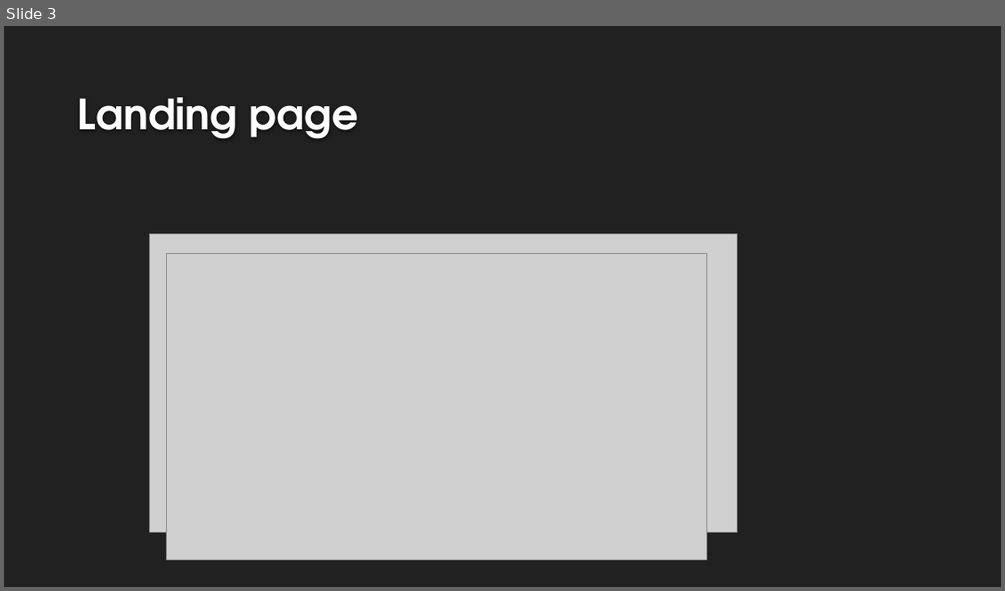
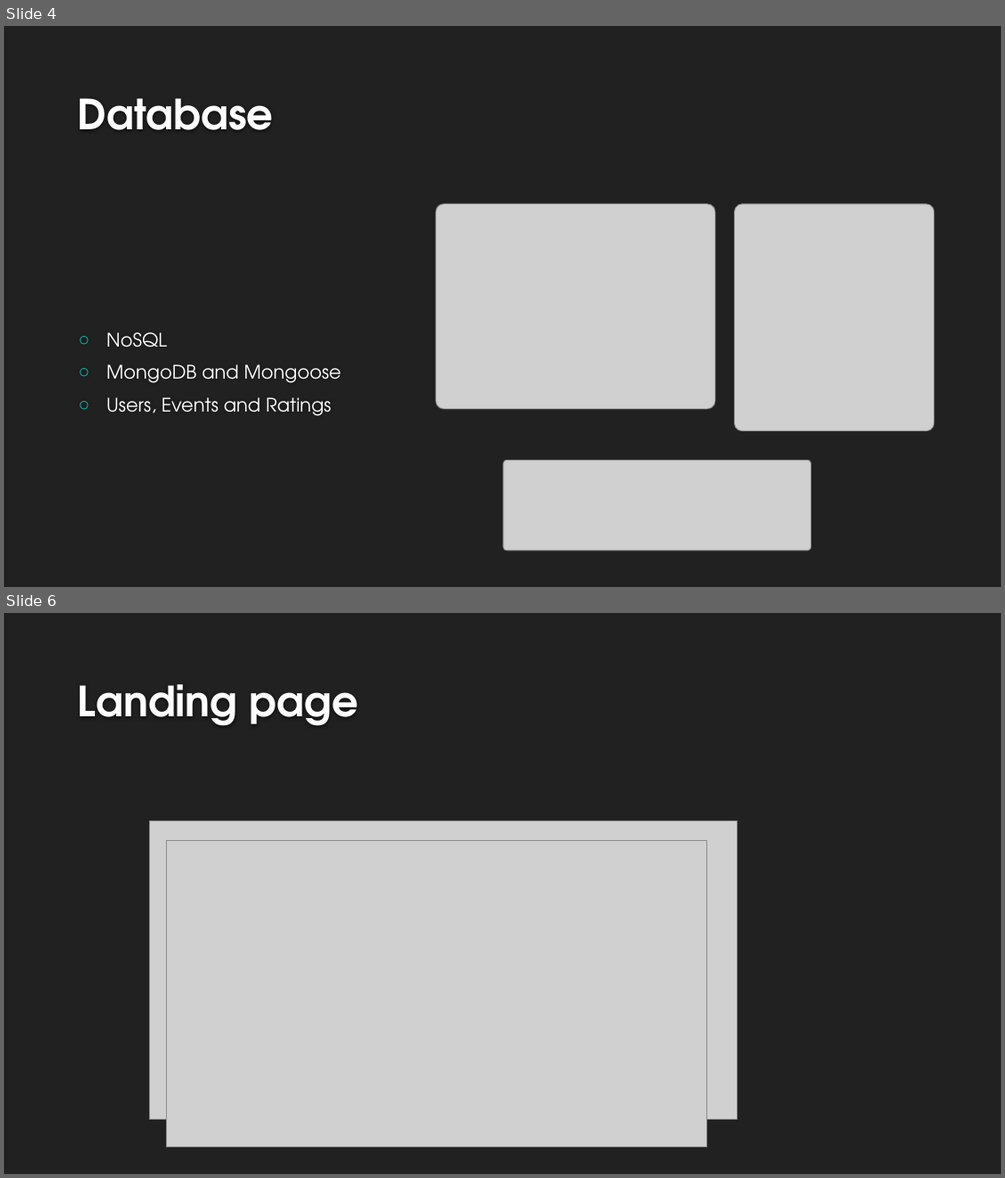
Before and after one commit to js52568/final-webapp, a slide deck: SPORTEVE – A WEB APPLICATION FOR ORGANIZING SPORTING.pptx. Shown one above the other, each under a label of ours: slide 3 before the commit, slides 4 and 6 after it; the slides between them are not shown. The pictures are 1005x591 and 1005x1178 pixels, drawn with LibreOffice and Linux fonts; fonts in the diff are those of the drawing; grey boxes stand for pictures; background and template pictures are left out. Boxes give left, top, right and bottom in pixels: in the first picture for what was removed or moved away, otherwise in the second. Text is boxed around its words. In the diff, an @@ line names an element or a change of style, - is before the commit and + after.

```diff
--- a/SPORTEVE – A WEB APPLICATION FOR ORGANIZING SPORTING.pptx
+++ b/SPORTEVE – A WEB APPLICATION FOR ORGANIZING SPORTING.pptx
@@ slide 4 added at [4,26,1001,587], background #212121 @@
@@ title added at [78,98,274,130], 40 pt, text #FEFEFE, bold @@
+Database
@@ picture added at [436,204,715,409] @@
@@ picture added at [735,204,934,431] @@
@@ text added at [106,332,341,416], 18 pt, text #FFFFFF @@
+○ NoSQL
+○ MongoDB and Mongoose
+○ Users, Events and Ratings
@@ picture added at [503,459,811,550] @@
@@ what was slide 3 is now slide 6 @@
```
Also in this commit, not shown: 1 slide changed, 4 other slides added, 2 slides removed, 5 other files.
